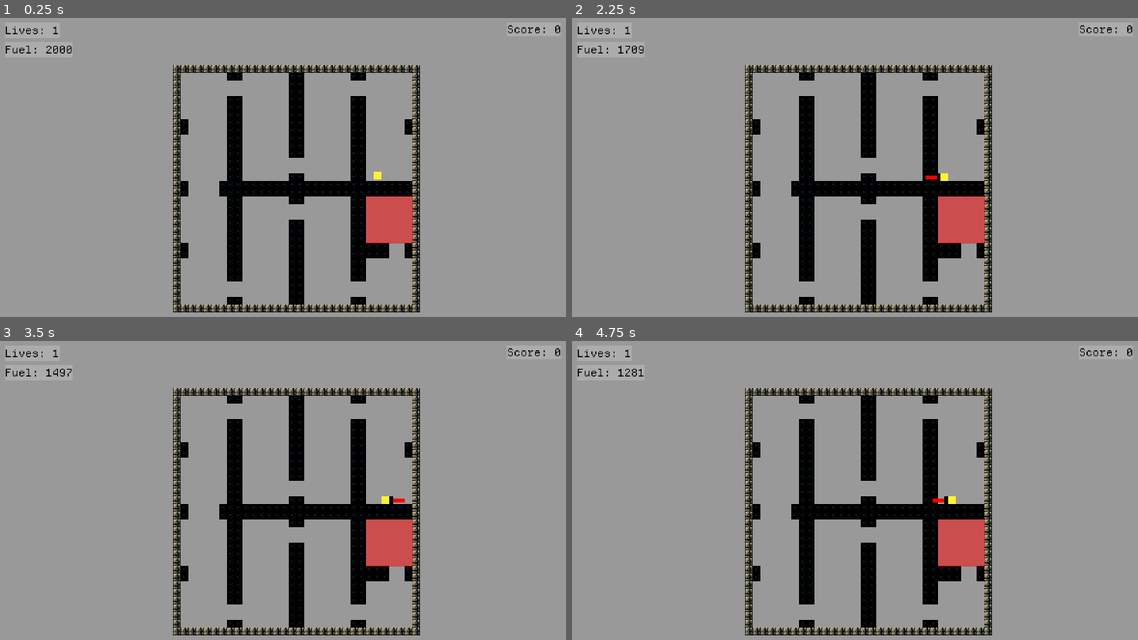
Above: before the commit, frames 1-4 (two rows, left to right).
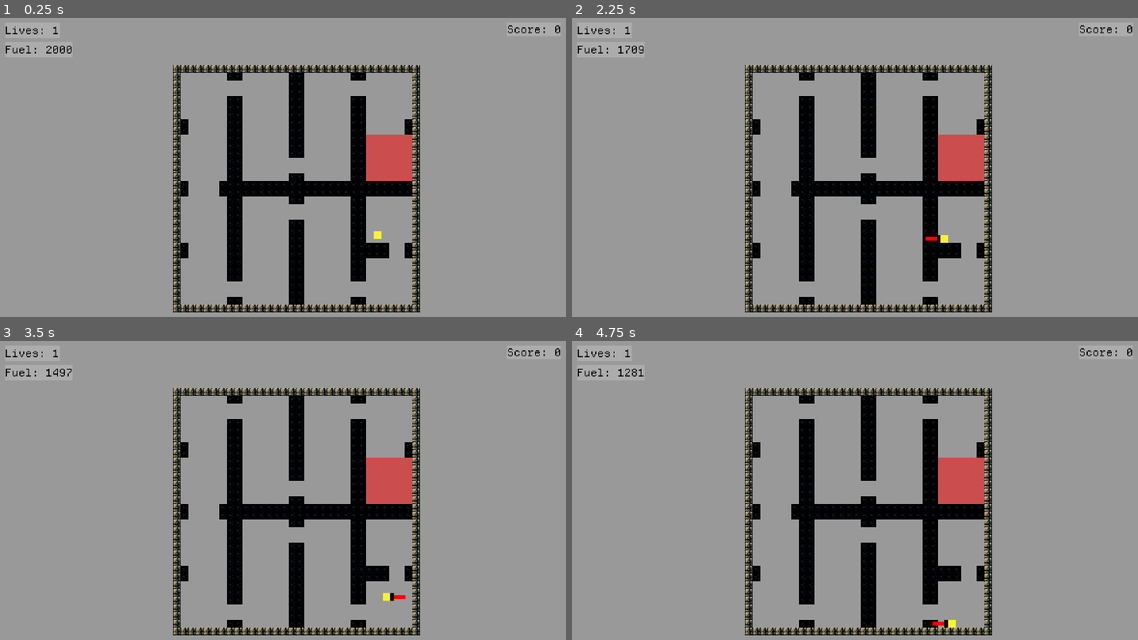
Above: after the commit, the same moments.

Repository: OSGH-web/balloon-movement-demo
Game: Godot game, scene res://levels/1-06_square.tscn
The game is run twice, just before and just after one commit, with the same random seed, the same clock (stepped at 60 frames per second) and the same inputs. This scene is started directly instead of the project's main scene.
Inputs:
- Up to frame 1 (0.25 s): no input
- Up to frame 2 (2.25 s): hold Right (ui_right) 0.53-2.03 s; tap Up (ui_up) at 0.77, 1.52 s; tap Enter at 1.25 s; hold Left (ui_left) from 2.03 s (still down)
- Up to frame 3 (3.5 s): release Left (ui_left) at 2.78 s; hold Right (ui_right) from 2.78 s (still down); tap Up (ui_up) at 3.02 s
- Up to frame 4 (4.75 s): tap Up (ui_up) at 3.77, 4.52 s; tap Space at 4.25 s; release Right (ui_right) at 4.28 s; hold Left (ui_left) from 4.28 s (still down)

The runs differ from the first frame. In frame 1, 2.6% of the frame differs, in the area x 64-73%, y 39-76%; in frame 2, 2.6%; in frame 3, 2.7%; in frame 4, 2.7%, in the area x 63-73%, y 39-96%.

Commit message:
level 1-06 (Square) -- swap end zone and player pos

Diff:
--- a/levels/1-06_square.tscn
+++ b/levels/1-06_square.tscn
@@ -8,11 +8,11 @@
 height_in_tiles = 32
 
 [node name="Player" parent="." index="0"]
-position = Vector2(575, 271)
+position = Vector2(576, 456)
 
 [node name="Terrain" parent="." index="1"]
 tile_map_data = PackedByteArray("AAAPAA4AAAADAAQAAAAQAA4AAAADAAQAAAAYAAkAAAADAAQAAAAXAAkAAAADAAQAAAAAAAAAAAADAAQAAAAfAA …(5264 unchanged characters)…
 
 [node name="EndZone" parent="." index="2" instance=ExtResource("2_a3e3o")]
-position = Vector2(673, 481)
-size = Vector2(145, 145)
+position = Vector2(672, 288)
+size = Vector2(144, 144)
